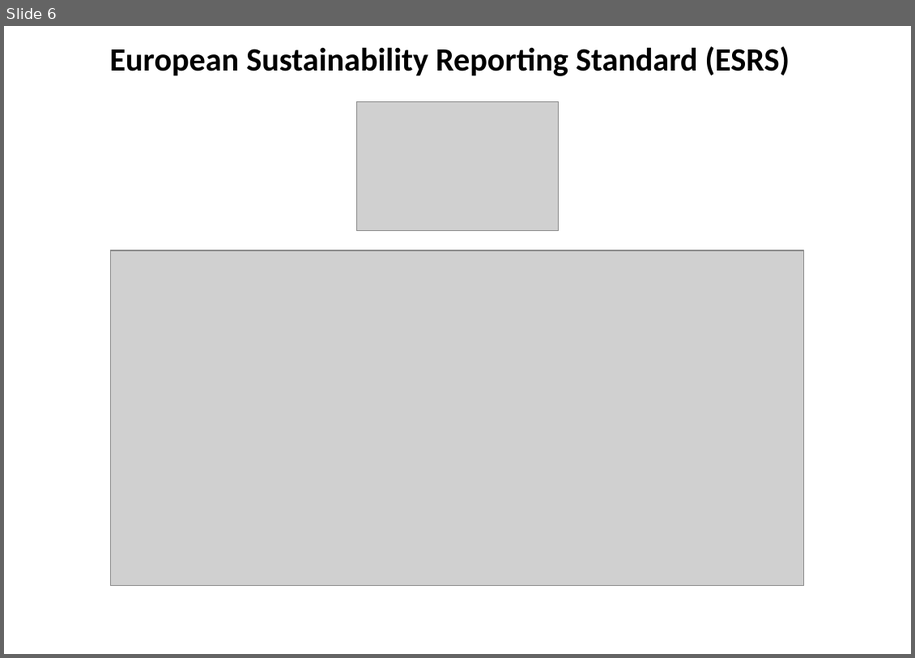
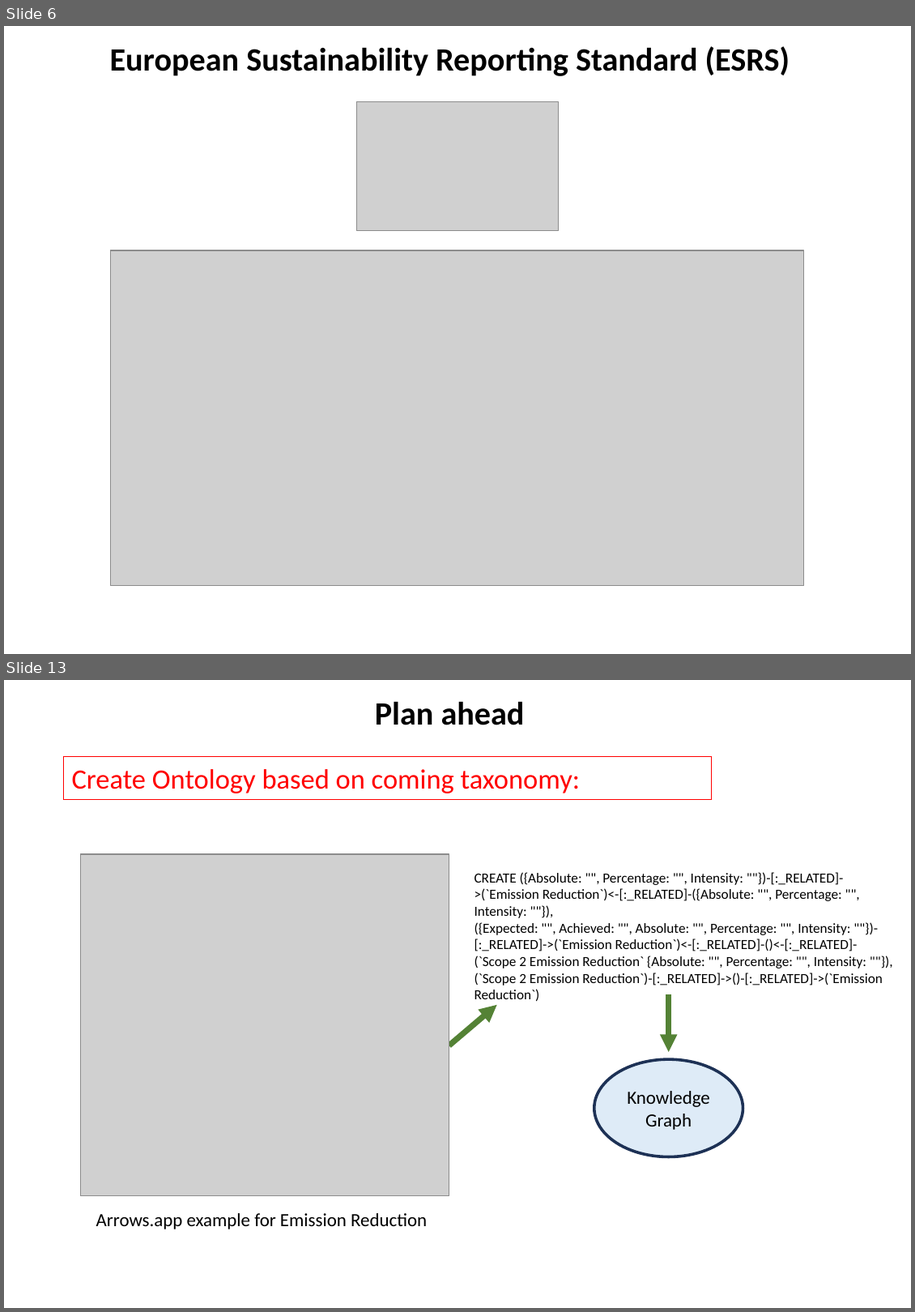
Before and after one commit to rainergo/UASFRA-MS-KnowledgeGraph, a slide deck: project/Project.pptx. Shown one above the other, each under a label of ours: slide 6 before the commit, slides 6 and 13 after it; the slides between them are not shown. The pictures are 915x658 and 915x1312 pixels, drawn with LibreOffice and Linux fonts; fonts in the diff are those of the drawing; grey boxes stand for pictures. Boxes give left, top, right and bottom in pixels: in the first picture for what was removed or moved away, otherwise in the second. Text is boxed around its words. In the diff, an @@ line names an element or a change of style, - is before the commit and + after.

```diff
--- a/project/Project.pptx
+++ b/project/Project.pptx
@@ slide 13 added at (4,680,911,1308), background #FFFFFF @@
@@ text added at (375,701,525,725), 28 pt, text #000000, bold @@
+Plan ahead
@@ rectangle added at (63,757,712,799), outline #FF0000 0.75 pt, 24 pt, text #FF0000 @@
+Create Ontology based on coming taxonomy:
@@ picture added at (80,854,449,1196) @@
@@ text added at (475,872,883,1002), 12 pt, text #000000 @@
+CREATE ({Absolute: "", Percentage: "", Intensity: ""})-[:_RELATED]->(`Emission Reduction`)<-[:_RELATED]-({Absolute: "", Percentage: "", Intensity: ""}),
+({Expected: "", Achieved: "", Absolute: "", Percentage: "", Intensity: ""})-[:_RELATED]->(`Emission Reduction`)<-[:_RELATED]-()<-[:_RELATED]-(`Scope 2 Emission Reduction` {Absolute: "", Percentage: "", Intensity: ""}),
+(`Scope 2 Emission Reduction`)-[:_RELATED]->()-[:_RELATED]->(`Emission Reduction`)
@@ arrow added from (669, 994) to (669, 1052), #548235 5 pt @@
@@ arrow added from (450, 1046) to (497, 1005), #548235 5 pt @@
@@ ellipse added at (594,1059,744,1156), fill #DEEBF7, outline #1E3256 2.5 pt, 16 pt, text #000000 @@
+Knowledge Graph
@@ text added at (96,1213,427,1229), 16 pt, text #000000 @@
+Arrows.app example for Emission Reduction
```
Also in this commit, not shown: 5 slides changed, 3 other slides added, 1 slide removed, 4 other files.
